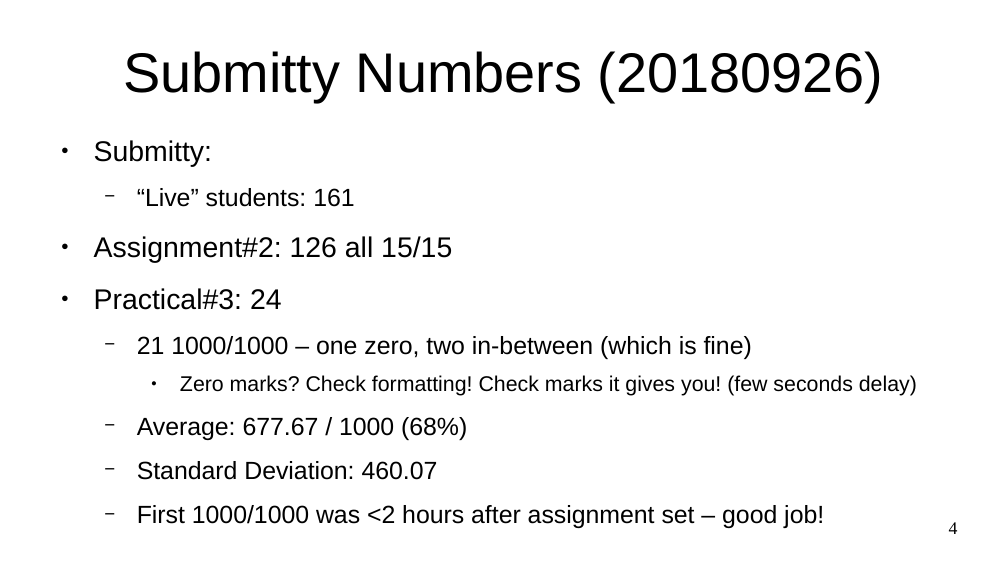
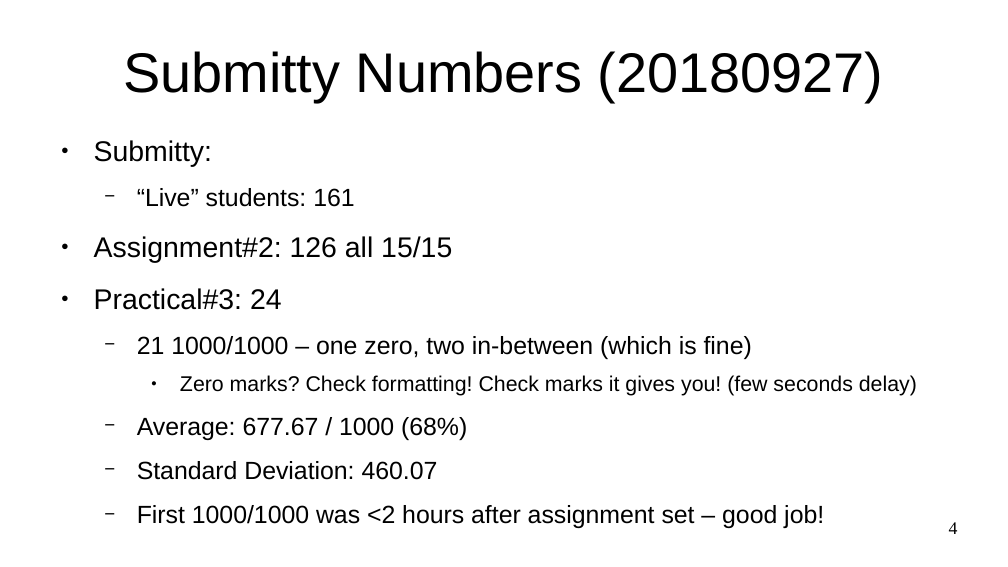
Before and after one commit to sftcd/cs7ns1, a slide deck: slide 4 of lectures/practical-status.odp. Drawn at 1008x567 pixels with LibreOffice and Linux fonts; fonts in the diff are those of the drawing. Boxes give left, top, right and bottom in pixels: in the first picture for what was removed or moved away, otherwise in the second. Text is boxed around its words. In the diff, an @@ line names an element or a change of style, - is before the commit and + after.

```diff
--- a/lectures/practical-status.odp
+++ b/lectures/practical-status.odp
@@ title at box(123, 51, 884, 102): text changed @@
-Submitty Numbers (20180926)
+Submitty Numbers (20180927)
```
Also in this commit, not shown: 1 other file.
